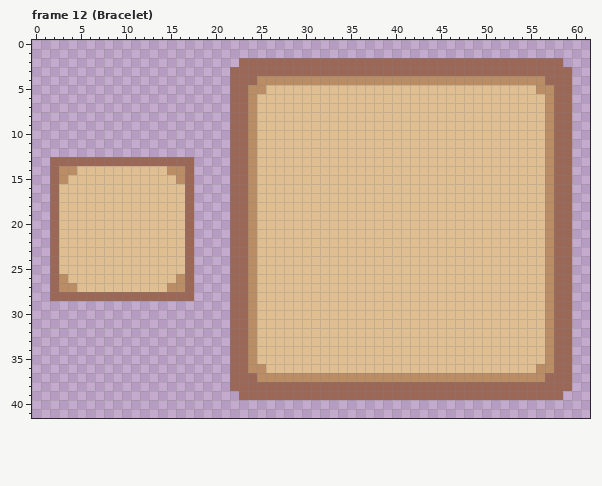
Two versions of one pixel-art file, Personal_Roberto/ASEPRITE/5. Menú/ItemsUI/Items.aseprite. The first picture shows the starting point.
62x42 pixels, 12 frames. Shown: frame 12 (Bracelet).
Once edited:
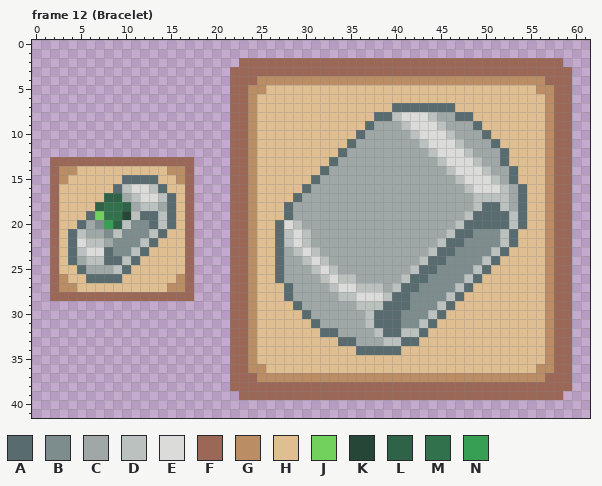
Palette (. is transparent): A #586b6f  B #7d8c8c  C #9fa8a6  D #bbc1be  E #dbdcd9  F #9b6757  G #bb8d64  H #dfbf92  J #72d15d  K #264637  L #2e6348  M #31714c  N #379f54
Diff:
Frame 12 (Bracelet), layers "Items Zoom", "Items Tiny":
y 7: x 40..46 HHHHHHH -> AAAAAAA
y 8: x 38..48 HHHHHHHHHHH -> AADEEEDCCAA
y 9: x 37..49 HHHHHHHHHHHHH -> ACCCDEEEDCCCA
y 10: x 36..50 HHHHHHHHHHHHHHH -> ACCCCCDEEEDCCCA
y 11: x 35..51 HHHHHHHHHHHHHHHHH -> ACCCCCCCDEEEDCCCA
y 12: x 34..52 HHHHHHHHHHHHHHHHHHH -> ACCCCCCCCCDEEEDCCCA
y 13: x 33..52 HHHHHHHHHHHHHHHHHHHH -> ACCCCCCCCCCCDEEEDCCA
y 14: x 32..53 HHHHHHHHHHHHHHHHHHHHHH -> ACCCCCCCCCCCCCDEEEDCCA
y 15: x 10..13 HHHH -> AAAA; x 31..53 HHHHHHHHHHHHHHHHHHHHHHH -> ACCCCCCCCCCCCCCCDEEEDCA
y 16: x 9..14 HHHHHH -> ADEEDA; x 30..54 HHHHHHHHHHHHHHHHHHHHHHHHH -> ACCCCCCCCCCCCCCCCCDEEEDCA
y 17: x 8..15 HHHHHHHH -> LLCDEEDA; x 29..54 HHHHHHHHHHHHHHHHHHHHHHHHHH -> ACCCCCCCCCCCCCCCCCCCDDDDCA
y 18: x 7..15 HHHHHHHHH -> LMMLCDDCA; x 28..54 HHHHHHHHHHHHHHHHHHHHHHHHHHH -> ACCCCCCCCCCCCCCCCCCCCDAADCA
y 19: x 6..15 HHHHHHHHHH -> AJMMKDAADA; x 28..54 HHHHHHHHHHHHHHHHHHHHHHHHHHH -> ACCCCCCCCCCCCCCCCCCCDAAAADA
y 20: x 5..15 HHHHHHHHHHH -> ACBNLDBBADA; x 27..54 HHHHHHHHHHHHHHHHHHHHHHHHHHHH -> AEDCCCCCCCCCCCCCCCCCDAAAAADA
y 21: x 4..14 HHHHHHHHHHH -> ADCCBDBBBDA; x 27..53 HHHHHHHHHHHHHHHHHHHHHHHHHHH -> ADEDCCCCCCCCCCCCCCCDAABBBDA
y 22: x 4..13 HHHHHHHHHH -> AEDDCBBBDA; x 27..53 HHHHHHHHHHHHHHHHHHHHHHHHHHH -> ADEDCCCCCCCCCCCCCCDAABBBBDA
y 23: x 4..12 HHHHHHHHH -> ADEEABBDA; x 27..52 HHHHHHHHHHHHHHHHHHHHHHHHHH -> ACDEDCCCCCCCCCCCCDAABBBBDA
y 24: x 4..11 HHHHHHHH -> ACDDAADA; x 27..51 HHHHHHHHHHHHHHHHHHHHHHHHH -> ACCDEDCCCCCCCCCCDAABBBBDA
y 25: x 5..10 HHHHHH -> ACCCDA; x 27..50 HHHHHHHHHHHHHHHHHHHHHHHH -> ACCCDEDCCCCCCCCDAABBBBDA
y 26: x 6..9 HHHH -> AAAA; x 27..49 HHHHHHHHHHHHHHHHHHHHHHH -> ACCCCDEDDCCCCCDAABBBBDA
y 27: x 28..48 HHHHHHHHHHHHHHHHHHHHH -> ACCCCDEEDDDCDAABBBBDA
y 28: x 28..47 HHHHHHHHHHHHHHHHHHHH -> ACCCCCDDEEEDAABBBBDA
y 29: x 29..46 HHHHHHHHHHHHHHHHHH -> ACCCCCCDDDAAABBBDA
y 30: x 30..45 HHHHHHHHHHHHHHHH -> ACCCCCCDAAABBBDA
y 31: x 31..44 HHHHHHHHHHHHHH -> ACCCCCDAAABBDA
y 32: x 32..43 HHHHHHHHHHHH -> AACCCCDAADDA
y 33: x 34..42 HHHHHHHHH -> AACCCDDAA
y 34: x 36..40 HHHHH -> AAAAA
Where, in picture pixels (left, top, right, bottom), the same in both pictures:
changed: (275, 103, 527, 355)
changed: (68, 175, 176, 283)
